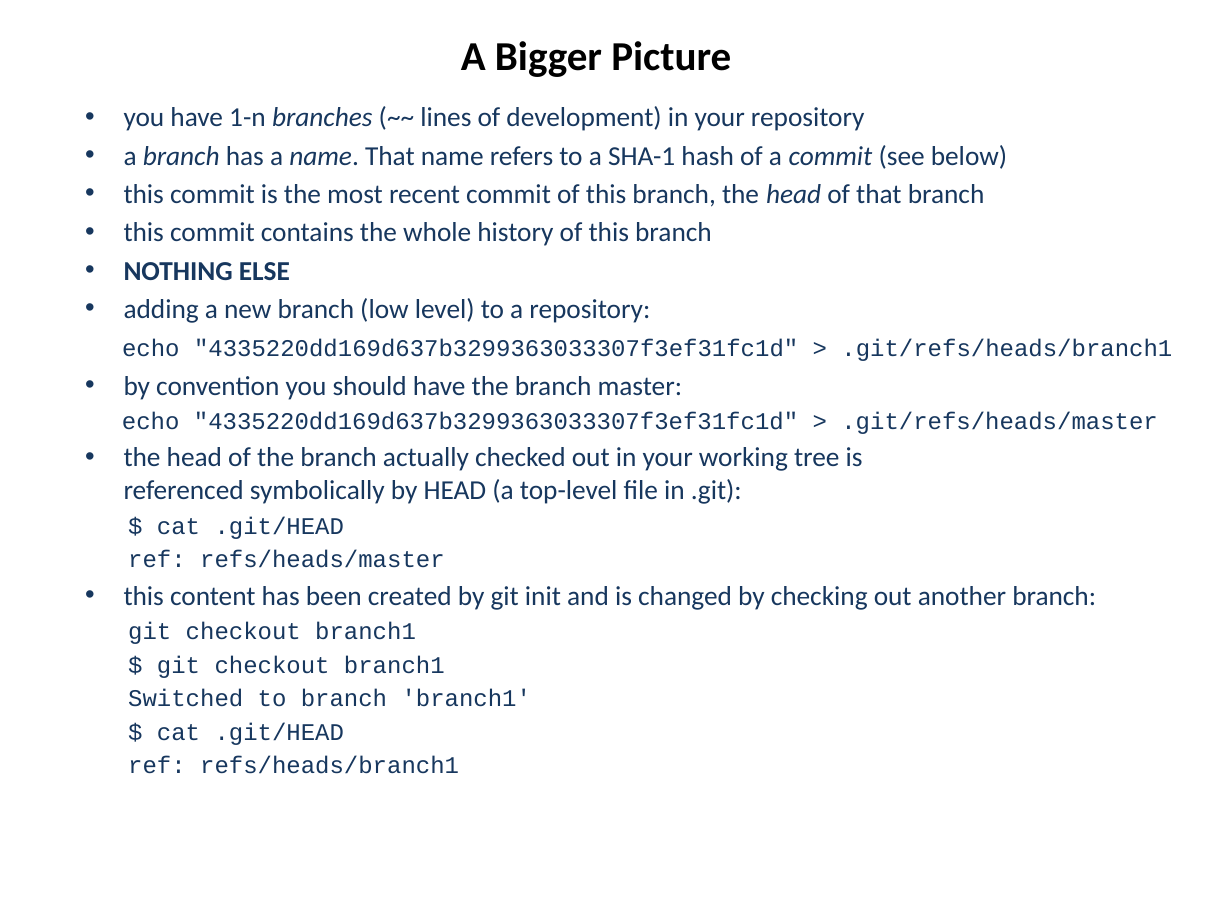
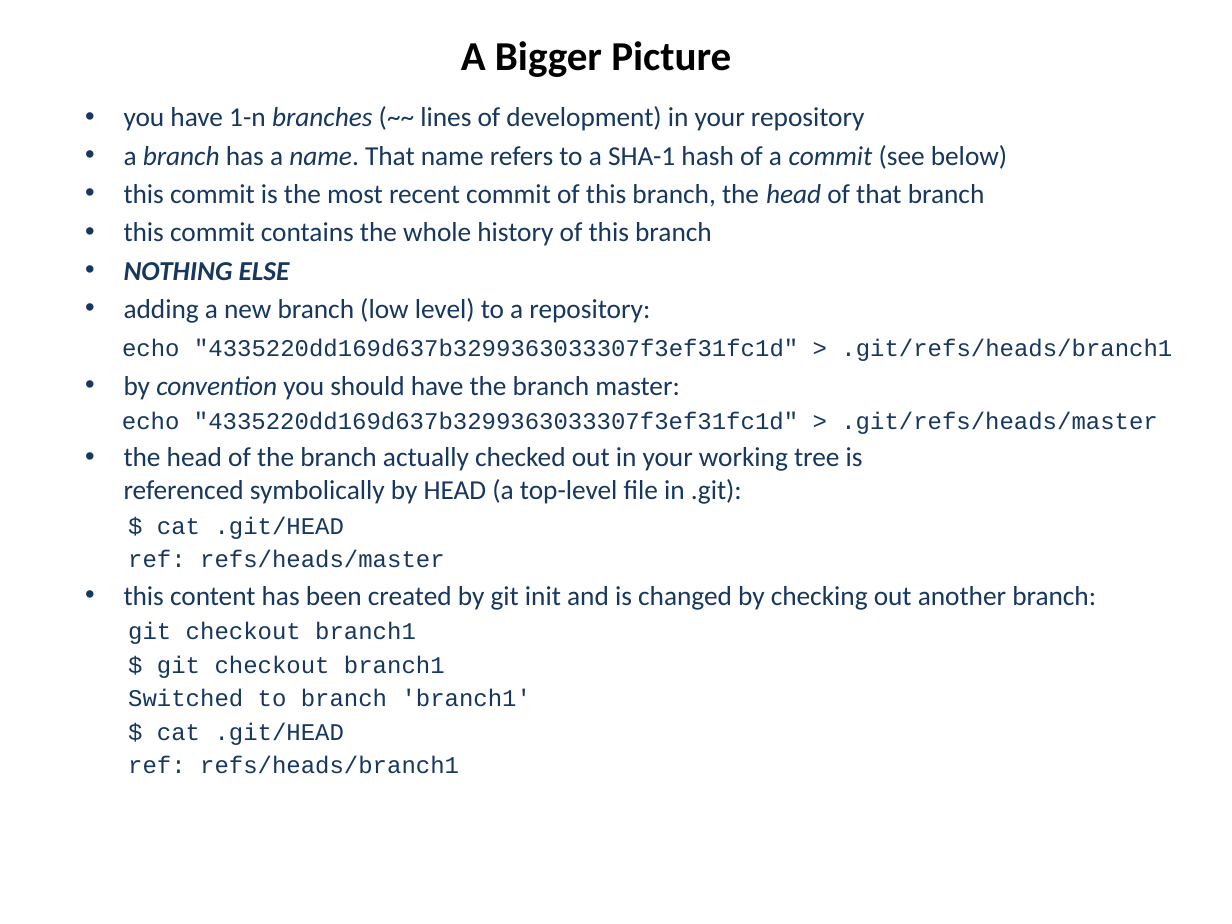
Before and after one commit to hanbei/git_tutorial, a slide deck: slide 16 of architektur.pptx. Drawn at 1232x924 pixels with LibreOffice and Linux fonts; fonts in the diff are those of the drawing. Boxes give left, top, right and bottom in pixels: in the first picture for what was removed or moved away, otherwise in the second. Text is boxed around its words. In the diff, an @@ line names an element or a change of style, - is before the commit and + after.

```diff
--- a/architektur.pptx
+++ b/architektur.pptx
@@ subtitle at bbox=[124, 262, 679, 400]: italic on in "NOTHING ELSE", "convention" @@
```
Also in this commit, not shown: 7 other slides changed, 4 slides added.
